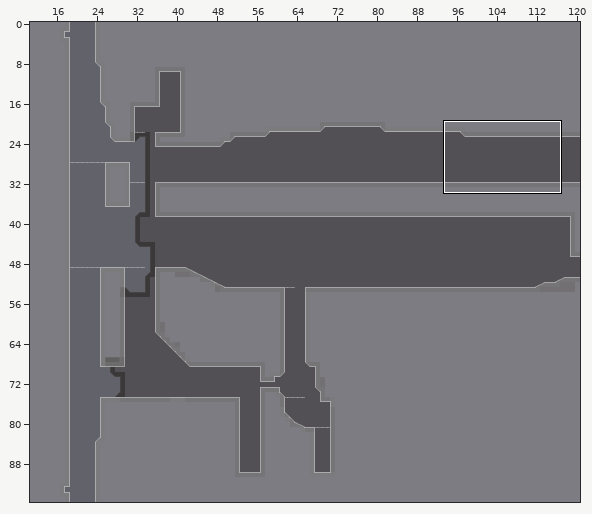
Tiled map -- Symfora/Content/lev/c1m0a.tmx. Above, an overview of the earlier version with the close-up marked.
Close-up. First the earlier version:
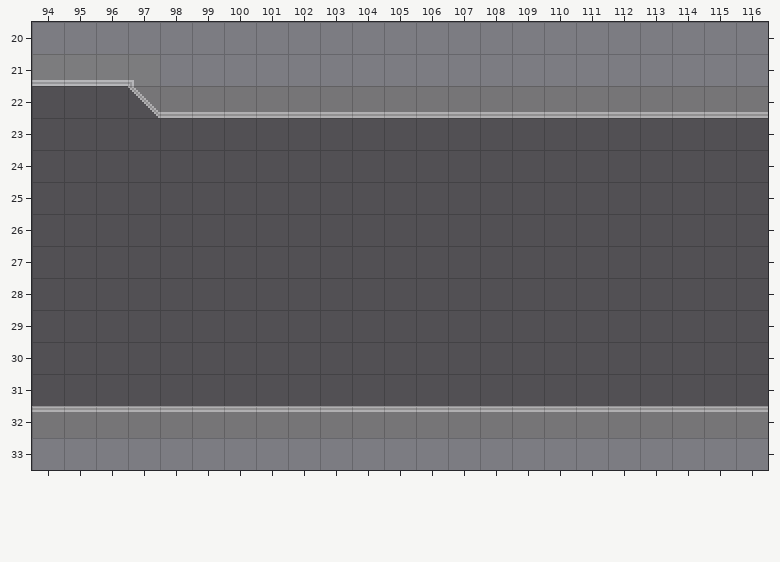
Cells are 16x16 px. Shown: x 94..116, y 20..33. The commit also changed other parts of the map, which this record leaves out.
New version:
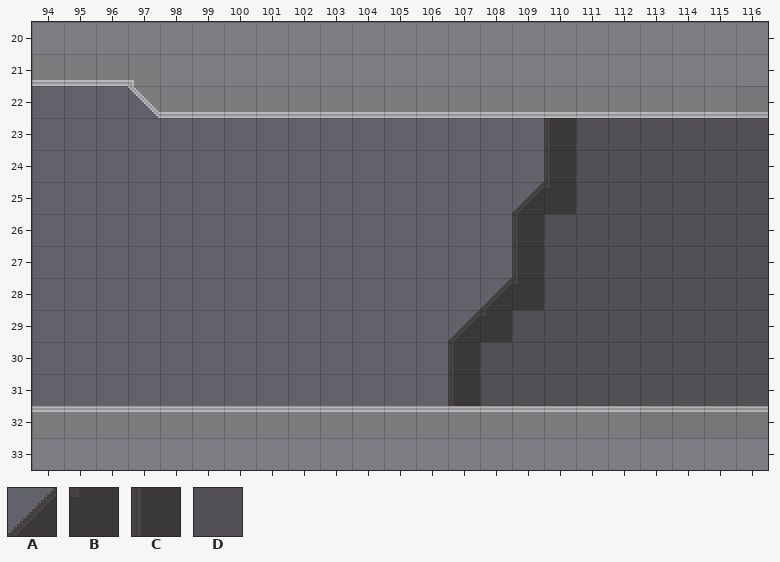
Key: from "devSet": A 9, B 68, C 69, D 70.
_ is an empty cell.
See-through tiles are keyed as they look on the map.
From old to new:
Layer "background":
y 22: x 94..97 DDDD -> ____
y 23..24: x 94..110 DDDDDDDDDDDDDDDDD -> ________________C
y 25: x 94..110 DDDDDDDDDDDDDDDDD -> _______________AB
y 26..27: x 94..109 DDDDDDDDDDDDDDDD -> _______________C
y 28: x 94..109 DDDDDDDDDDDDDDDD -> ______________AB
y 29: x 94..108 DDDDDDDDDDDDDDD -> _____________AB
y 30..31: x 94..107 DDDDDDDDDDDDDD -> _____________C
Boxes around the changes in both close-ups, in picture pixels (x1, y1, x2, y2):
changed: (32, 86, 576, 406)
